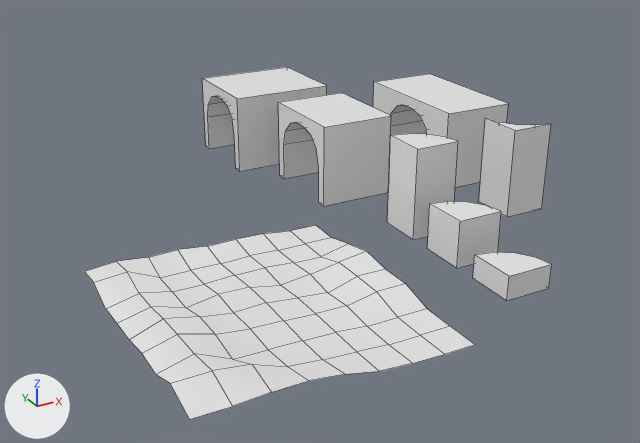
Before and after pictures for a commit that changed the Blender file Assets/Models/Map/BasePieces.blend.
Both versions are drawn from a 50 mm camera at (-19.7, -24.6, 15.6) aimed at (-0.8, 9.6, -1.5). Arrows for +X, +Y and +Z are at lower left; the lights stay in place. Mesh edges are drawn as thin lines.

The first picture shows 'ArchWayBridge', 'ArchWayMedium', 'ArchWayShort', 'CurvedCube', 'CurvedCubeReversedTall', 'CurvedCubeShort', 'CurvedCubeTall', 'TerrainPlane1'.
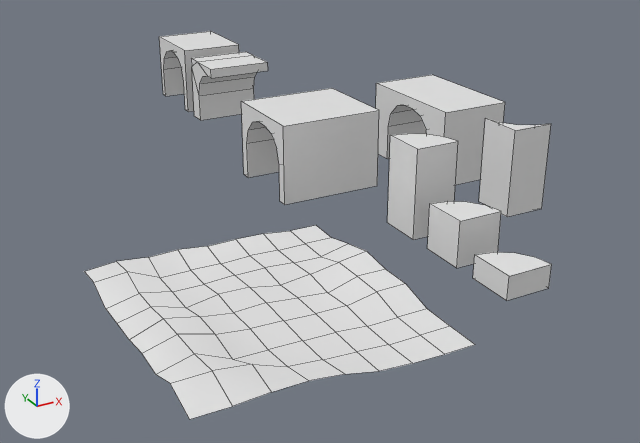
Location of each change, [x1, y1, x2, y2] in pixels of the pictures (640 x 443 px):
'ArchWayMedium', moved
    before: [202, 67, 327, 171]
    after: [241, 88, 379, 205]
'ArchWayShort', moved
    before: [278, 93, 391, 206]
    after: [159, 31, 239, 112]
'HalfArchBridge', added
    after: [191, 52, 268, 120]

Diff of the bpy script that builds the scene:
```diff
--- a/Assets/Models/Map/BasePieces.blend.py
+++ b/Assets/Models/Map/BasePieces.blend.py
@@ me_cube_005 @@
+me_cube_005.from_pydata(...)  # 24 vertices, 19 faces; spans x 0.0..3.5, y -3.0..0.0, z 0.0..3.5
@@ ob_archwaymedium @@
 ob_archwaymedium = bpy.data.objects.new('ArchWayMedium', me_cube_008)
-ob_archwaymedium.location = (2.0, 14.0, 0.0)
+ob_archwaymedium.location = (2.0, 9.0, 0.0)
 ob_archwaymedium.scale = (1.0, 1.5, 1.5)
@@ ob_archwayshort @@
 ob_archwayshort = bpy.data.objects.new('ArchWayShort', me_cube_009)
-ob_archwayshort.location = (2.0, 8.0, 0.0)
+ob_archwayshort.location = (2.0, 25.0, 0.0)
 ob_archwayshort.scale = (1.0, 1.5, 1.5)
@@ ob_halfarchbridge @@
+ob_halfarchbridge = bpy.data.objects.new('HalfArchBridge', me_cube_005)
+ob_halfarchbridge.location = (-1.5, 24.0, 0.0)
```
